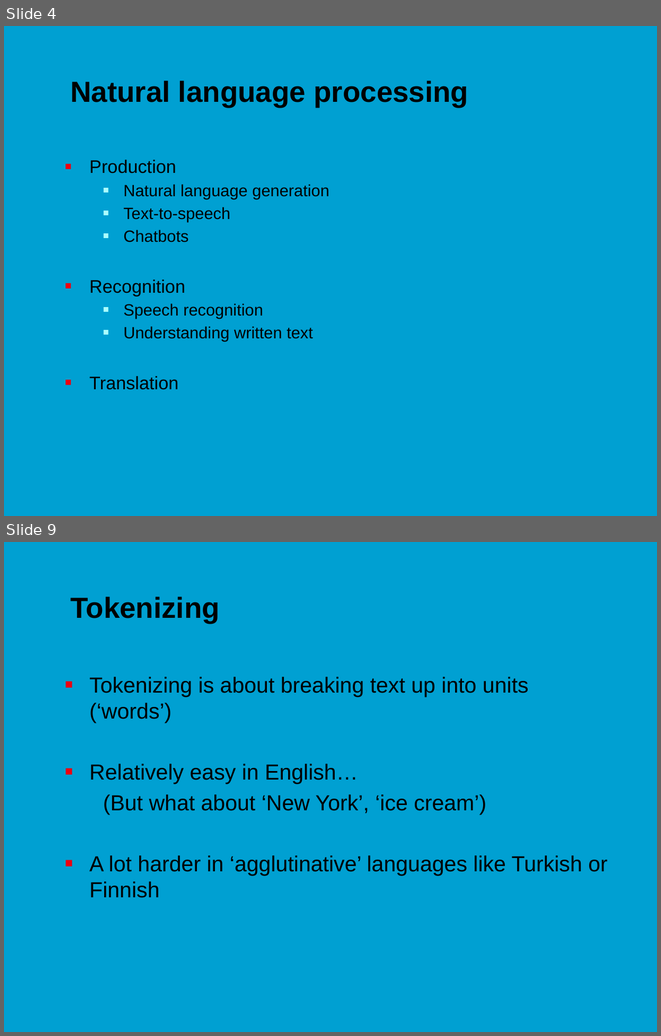
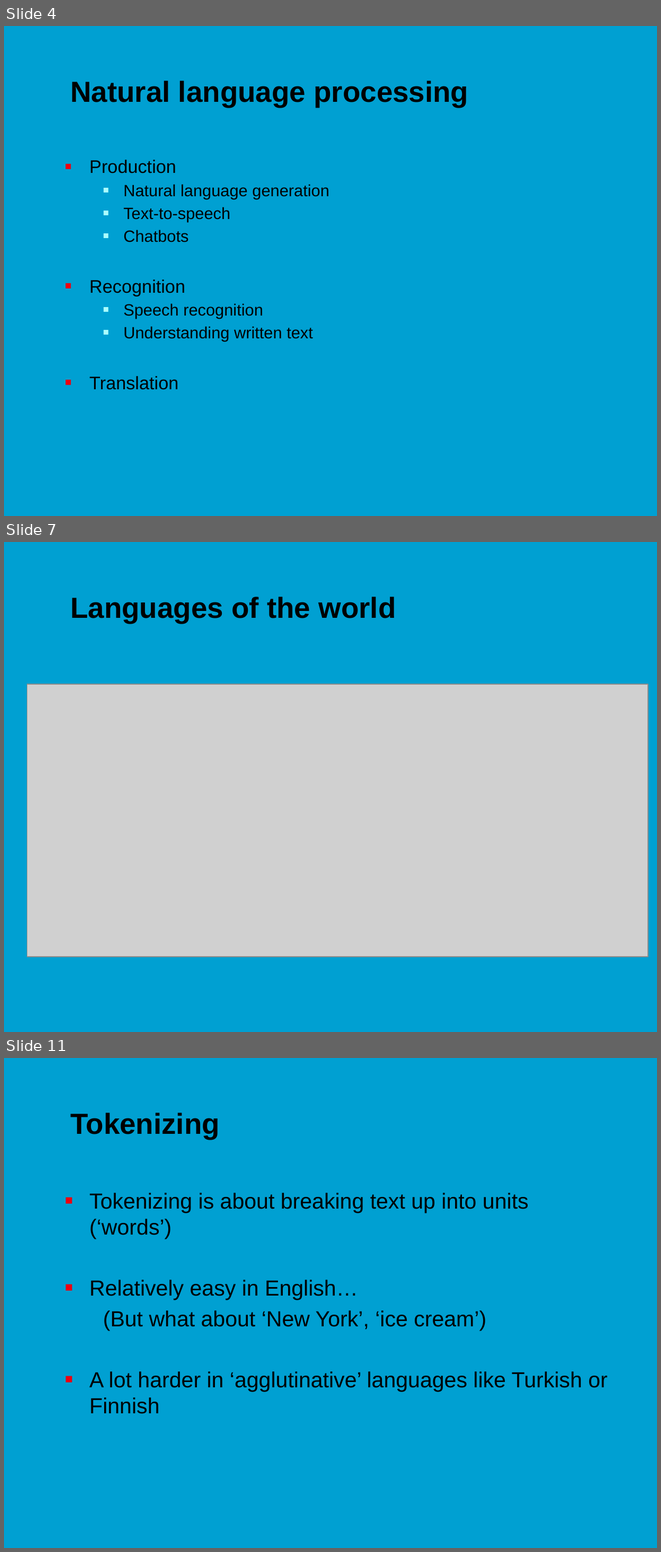
Before and after one commit to jonasmoons/data-driven-learning, a slide deck: slides/Week 6 - text mining.pptx. Shown one above the other, each under a label of ours: slides 4 and 9 before the commit, slides 4, 7 and 11 after it; the slides between them are not shown. The pictures are 661x1036 and 661x1552 pixels, drawn with LibreOffice and Linux fonts; fonts in the diff are those of the drawing; grey boxes stand for pictures; background and template pictures are left out. Boxes give left, top, right and bottom in pixels: in the first picture for what was removed or moved away, otherwise in the second. Text is boxed around its words. In the diff, an @@ line names an element or a change of style, - is before the commit and + after.

```diff
--- a/slides/Week 6 - text mining.pptx
+++ b/slides/Week 6 - text mining.pptx
@@ slide 7 added at (4,542,657,1032), background picture (left out) @@
@@ title added at (70,597,396,623), 32 pt, text #000000, bold @@
+Languages of the world
@@ picture added at (27,685,648,956) @@
@@ what was slide 9 is now slide 11 @@
```
Also in this commit, not shown: 13 slides changed, 1 other slide added, 1 slide removed, 3 other files.
